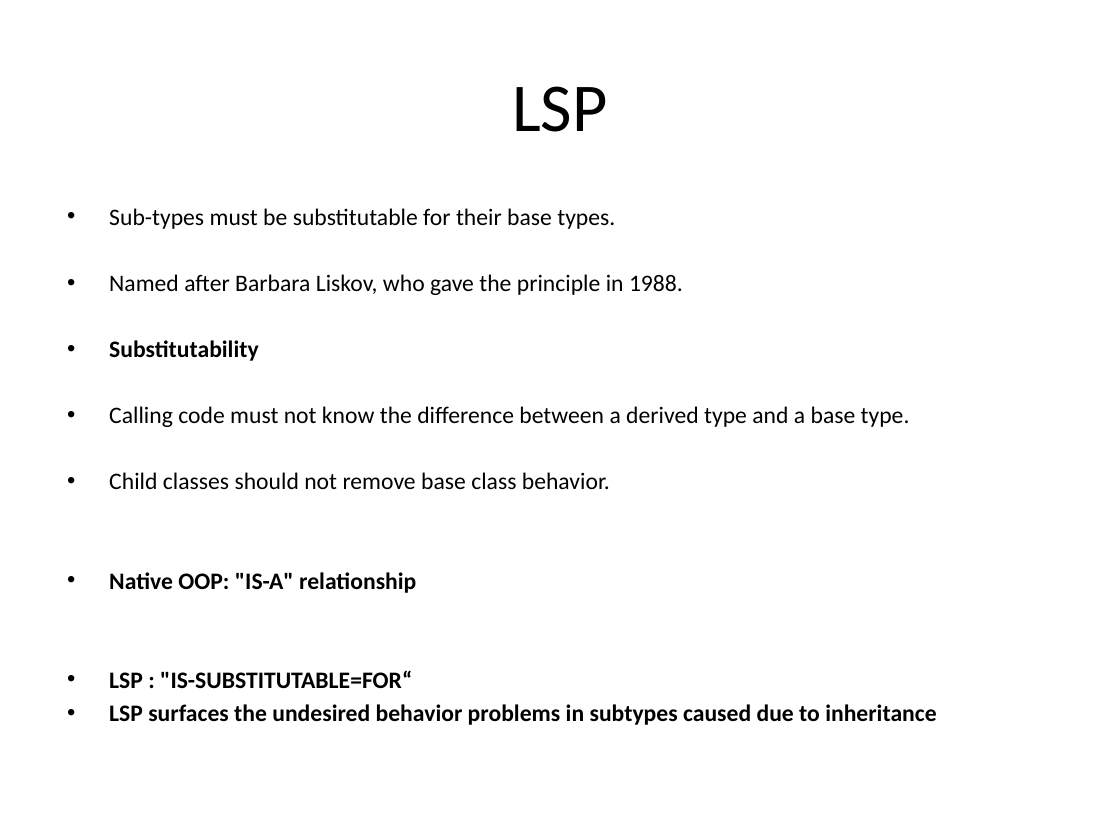
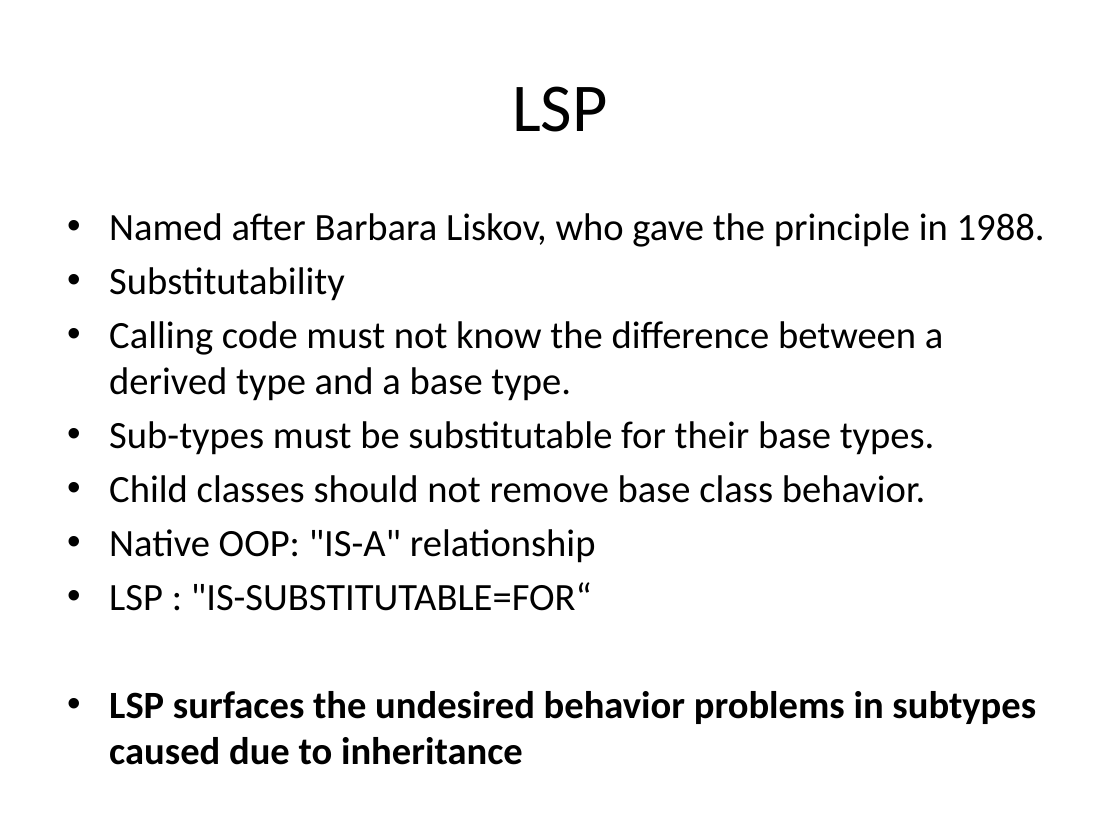
Before and after one commit to sameeri/solid, a slide deck: slide 41 of SOLID Principles of OOD v2.pptx (slide 38 before the commit). Drawn at 1120x840 pixels with LibreOffice and Linux fonts; fonts in the diff are those of the drawing. Boxes give left, top, right and bottom in pixels: in the first picture for what was removed or moved away, otherwise in the second. Text is boxed around its words. In the diff, an @@ line names an element or a change of style, - is before the commit and + after.

```diff
--- a/SOLID Principles of OOD v2.pptx
+++ b/SOLID Principles of OOD v2.pptx
@@ text at bbox=[109, 208, 615, 229]: paragraph removed @@
-• Sub-types must be substitutable for their base types.
@@ text at bbox=[109, 213, 1045, 765]: size 15.2 to 24.8 pt in "Named after Barbara Liskov, who gave the ...", "Substitutability", "Calling code must not know the difference ...", "Child classes should not remove base class ..." and 3 more places; bold off in "Substitutability", "Native OOP: "IS-A" relationship", "LSP : "IS-SUBSTITUTABLE=FOR“"; more space between paragraphs @@
@@ text at bbox=[109, 421, 935, 455]: paragraph added @@
+• Sub-types must be substitutable for their base types.
```
Also in this commit, not shown: 10 other slides changed, 10 slides added, 5 slides removed.
